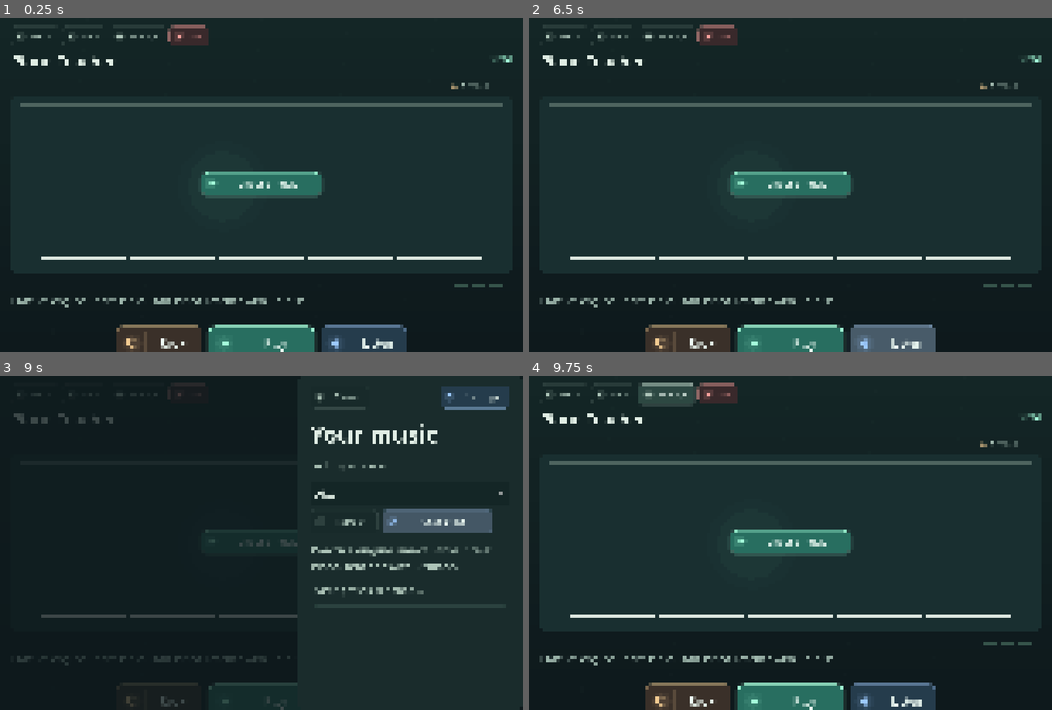
Above: before the commit, frames 1-4 (two rows, left to right).
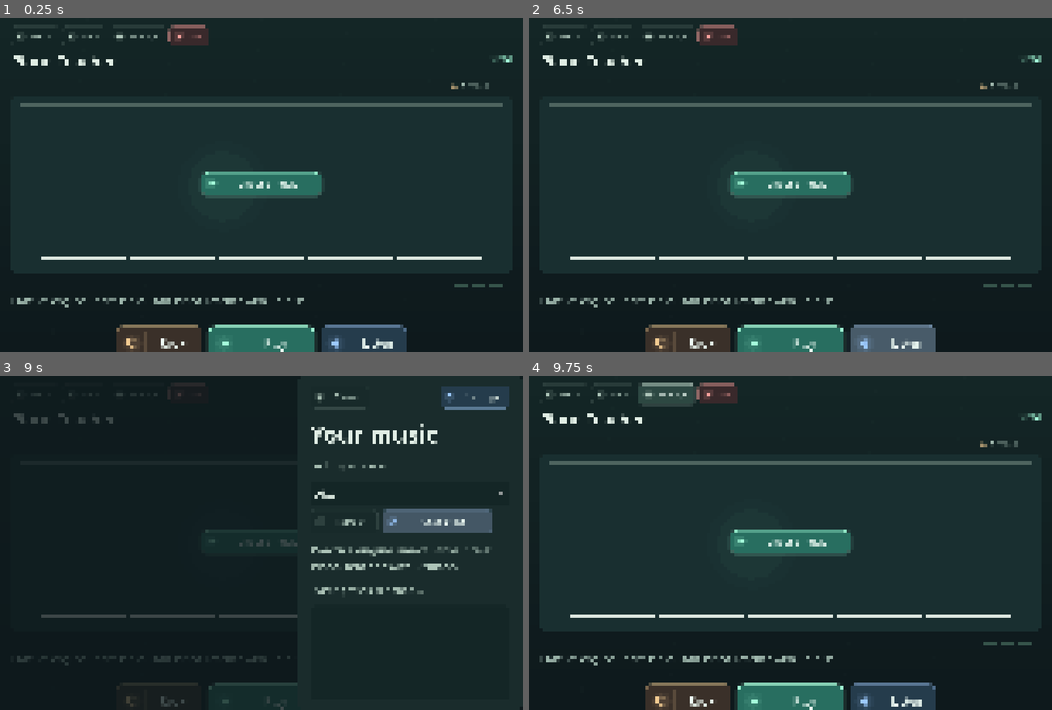
Above: after the commit, the same moments.

Repository: tpepels/piano_teacher
Game: Godot game, scene res://main.tscn
The game is run twice, just before and just after one commit, with the same random seed, the same clock (stepped at 60 frames per second) and the same inputs.
Inputs (mouse positions are in pixels of both pictures, inside the frame that each line leads up to):
- Up to frame 1 (0.25 s): no input
- Up to frame 2 (6.5 s): click "Retry" at 0.5 s; click "Retry" at 1.25 s; click "Retry" at 2 s; click "Play" at 2.75 s; click "Play" at 3.5 s; click "Path" at 4.25 s; click "Next passage" at 5 s; click "Listen" at 5.75 s
- Up to frame 3 (9 s): click "Music" at 6.5 s; click (407, 492) at 7.27 s; type "Alex" at 7.35 s; click "Refresh" at 8 s; click "Check files" at 8.75 s
- Up to frame 4 (9.75 s): click "Settings" at 9.5 s

Frames 1-2 are identical in both runs. In frame 3, 0.4% of the frame differs, in the area x 60-97%, y 68-70%; in frame 4, nothing differs.

Commit message:
Strengthen gameplay status and simplify library selection surfaces

Diff:
--- a/godot/main.gd
+++ b/godot/main.gd
@@ -975,13 +975,14 @@
     library_health_label.visible = false
     library_layout.add_child(library_health_label)
     var library_panel := _card()
+    library_panel.add_theme_stylebox_override("panel", Design.surface(Design.PANEL_RECESSED, 12))
     library_panel.size_flags_vertical = Control.SIZE_EXPAND_FILL
     library_layout.add_child(library_panel)
     var scroll := ScrollContainer.new()
     library_scroll = scroll
     scroll.size_flags_vertical = Control.SIZE_EXPAND_FILL
     scroll.horizontal_scroll_mode = ScrollContainer.SCROLL_MODE_DISABLED
-    _card_body(library_panel, 22).add_child(scroll)
+    _card_body(library_panel, 12).add_child(scroll)
     library_rows = _stack(6)
     library_rows.size_flags_horizontal = Control.SIZE_EXPAND_FILL
     scroll.add_child(library_rows)
